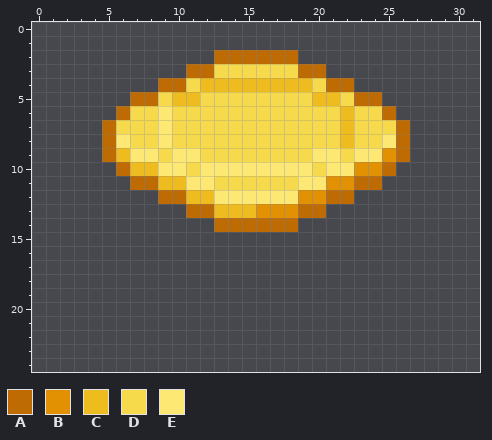
Pixel-art sprite -- trunk/images/tiles/yellowbutton.png. The picture above was drawn from the file before the commit.
The file is 32x25 pixels. The old version is drawn lined up with the new one.
Palette (. is transparent): A #bf6b03  B #e29103  C #efbc1f  D #f7da4b  E #fce873
Pixels before, first column x 5:
 2 ........AAAAAA........
 3 ......AADDDDDDAA......
 4 ....AADCCCCCCCCDAA....
 5 ..AADCCDDDDDDDDCCDAA..
 6 .ADDEDDDDDDDDDDDDCDDA.
 7 ADDDEDDDDDDDDDDDDCDDDA
 8 AEDDEDDDDDDDDDDDDCDDEA
 9 ACEEDEEDDDDDDDDEEDEEBA
10 .ACCEEDEEEEEEEEDEEBBA.
11 ..AACCEEDDDDDDEEBBAA..
12 ....AACCEEEEEEBBAA....
13 ......AACCCBBBAA......
14 ........AAAAAA........
New version:
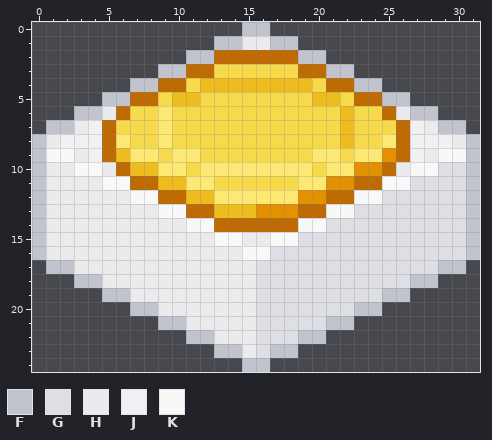
Colours new in this view: F #c1c3cd  G #dedfe4  H #ebebee  J #f1f1f3  K #f7f8f8
From old to new:
whole drawing moved by +0,-8 (the old picture is shown already moved)
y 0: x 15..16 .. -> FF
y 1: x 13..18 ...... -> FFHHFF
y 2: x 11..12 .. -> FF; x 19..20 .. -> FF
y 3: x 9..10 .. -> FF; x 21..22 .. -> FF
y 4: x 7..8 .. -> FF; x 23..24 .. -> FF
y 5: x 5..6 .. -> FF; x 25..26 .. -> FF
y 6: x 3..5 ... -> FFH; x 26..28 ... -> HFF
y 7: x 1..4 .... -> FFHJ; x 27..30 .... -> JHFF
y 8: x 0..4 ..... -> FHJJJ; x 27..31 ..... -> JJJHF
y 9: x 0..4 ..... -> FKKHJ; x 27..31 ..... -> JHKKF
y 10: x 0..5 ...... -> FHHKKH; x 26..31 ...... -> HKKGGF
y 11: x 0..6 ....... -> FHHHHKK; x 25..31 ....... -> KKGGGGF
y 12: x 0..8 ......... -> FHHHHHHKK; x 23..31 ......... -> KKGGGGGGF
y 13: x 0..10 ........... -> FHHHHHHHHKK; x 21..31 ........... -> KKGGGGGGGGF
y 14: x 0..12 ............. -> FHHHHHHHHHHKK; x 19..31 ............. -> KKGGGGGGGGGGF
y 15: x 0..31 ................................ -> FHHHHHHHHHHHHKKHHKKGGGGGGGGGGGGF
y 16: x 0..31 ................................ -> FHHHHHHHHHHHHHHKKGGGGGGGGGGGGGGF
y 17: x 1..30 .............................. -> FFHHHHHHHHHHHHHGGGGGGGGGGGGGFF
y 18: x 3..28 .......................... -> FFHHHHHHHHHHHGGGGGGGGGGGFF
y 19: x 5..26 ...................... -> FFHHHHHHHHHGGGGGGGGGFF
y 20: x 7..24 .................. -> FFHHHHHHHGGGGGGGFF
y 21: x 9..22 .............. -> FFHHHHHGGGGGFF
y 22: x 11..20 .......... -> FFHHHGGGFF
y 23: x 13..18 ...... -> FFHGFF
y 24: x 15..16 .. -> FF
